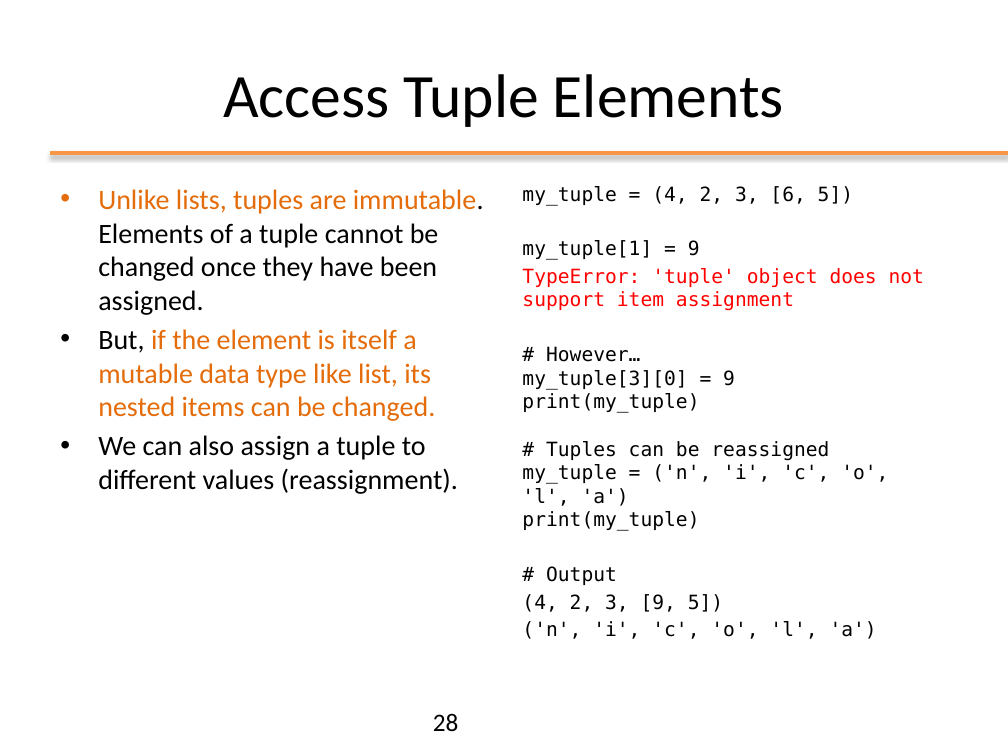
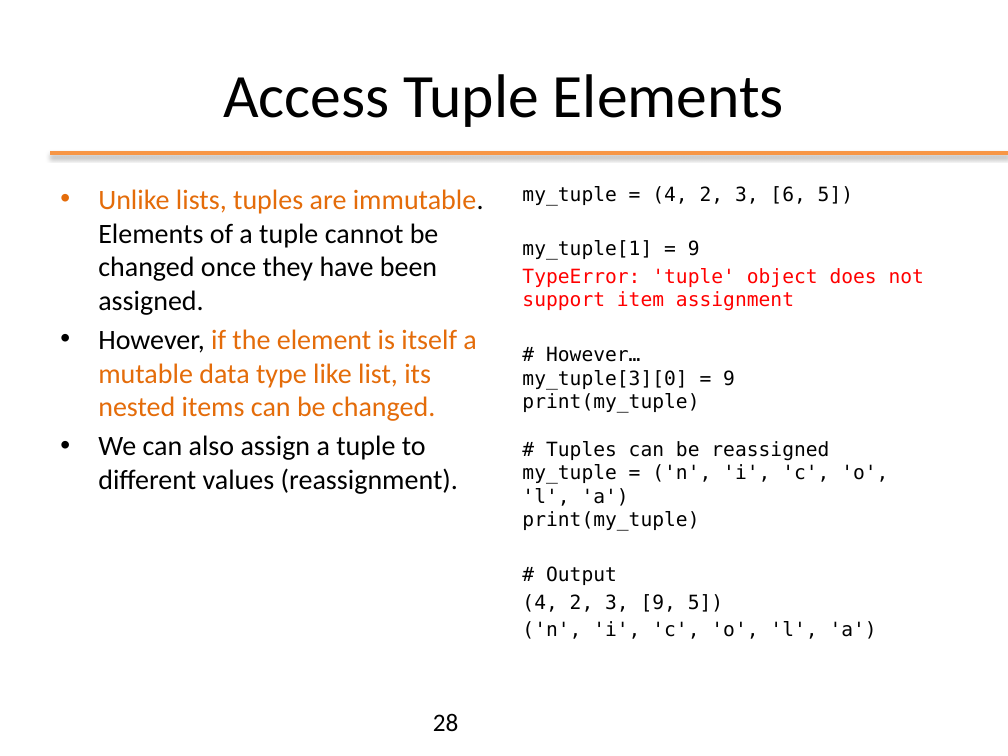
Before and after one commit to nbicocchi/ooprogramming, a slide deck: slide 28 of slides/python/ppt/02 - Data Structures.pptx. Drawn at 1008x756 pixels with LibreOffice and Linux fonts; fonts in the diff are those of the drawing. Boxes give left, top, right and bottom in pixels: in the first picture for what was removed or moved away, otherwise in the second. Text is boxed around its words. In the diff, an @@ line names an element or a change of style, - is before the commit and + after.

```diff
--- a/slides/python/ppt/02 - Data Structures.pptx
+++ b/slides/python/ppt/02 - Data Structures.pptx
@@ text at [98,329,476,421]: text changed @@
-• But, if the element is itself a mutable data type like list, its nested items can be changed.
+• However, if the element is itself a mutable data type like list, its nested items can be changed.
```
Also in this commit, not shown: 1 other slide changed, 4 slides added, 3 other files.
